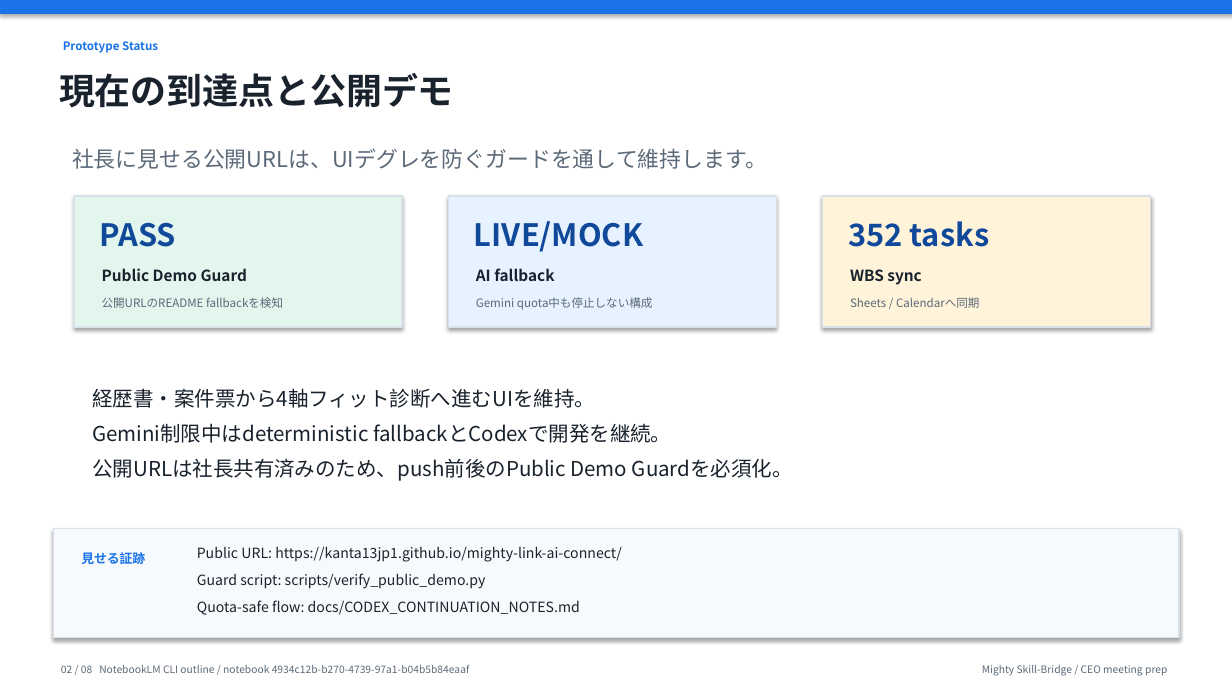
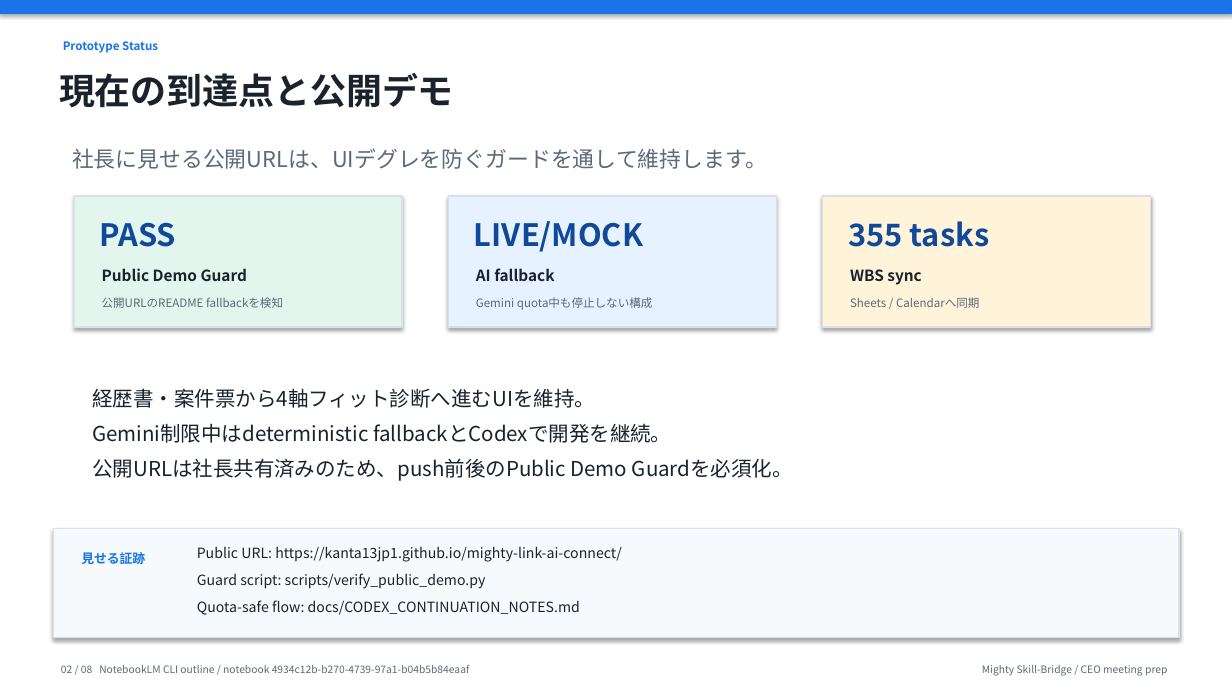
Before and after one commit to kanta13jp1/mighty-link-ai-connect, a slide deck: slide 2 of exports/knowledge_flow/mighty_skill_bridge_ceo_presentation_2026-06-02.pptx. Drawn at 1232x693 pixels with LibreOffice and Linux fonts; fonts in the diff are those of the drawing. Boxes give left, top, right and bottom in pixels: in the first picture for what was removed or moved away, otherwise in the second. Text is boxed around its words. In the diff, an @@ line names an element or a change of style, - is before the commit and + after.

```diff
--- a/exports/knowledge_flow/mighty_skill_bridge_ceo_presentation_2026-06-02.pptx
+++ b/exports/knowledge_flow/mighty_skill_bridge_ceo_presentation_2026-06-02.pptx
@@ text at [848, 221, 990, 247]: text changed @@
-352 tasks
+355 tasks
```
Also in this commit, not shown: 1 other slide changed, 33 other files.
